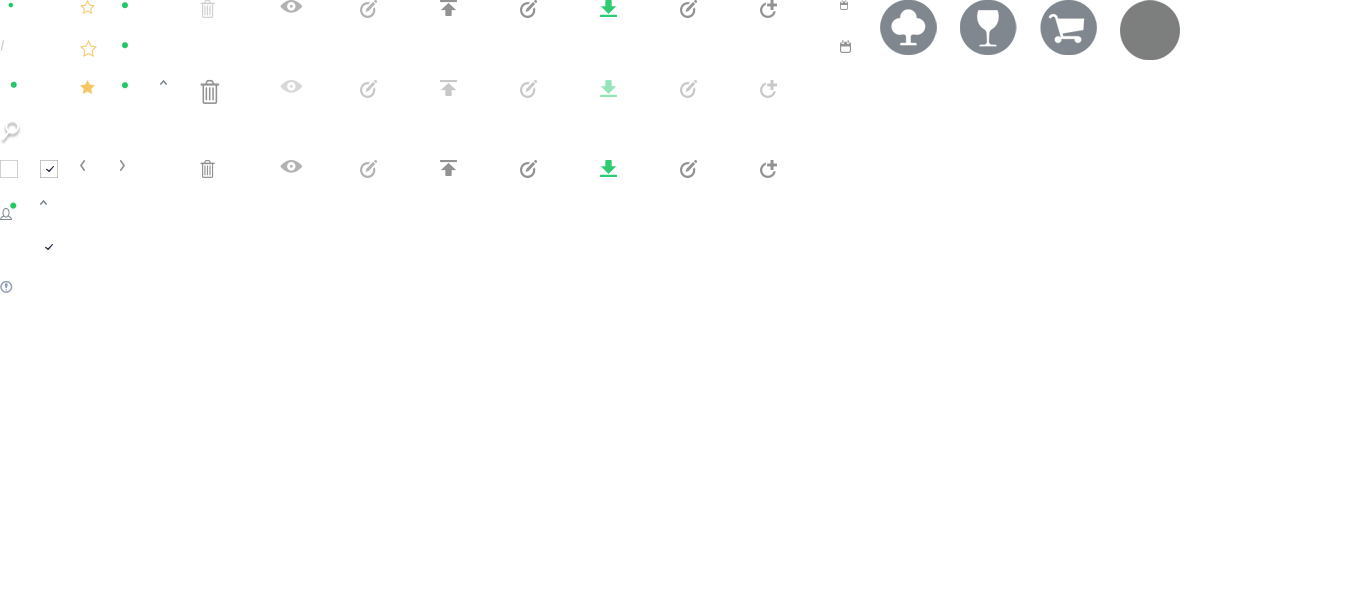
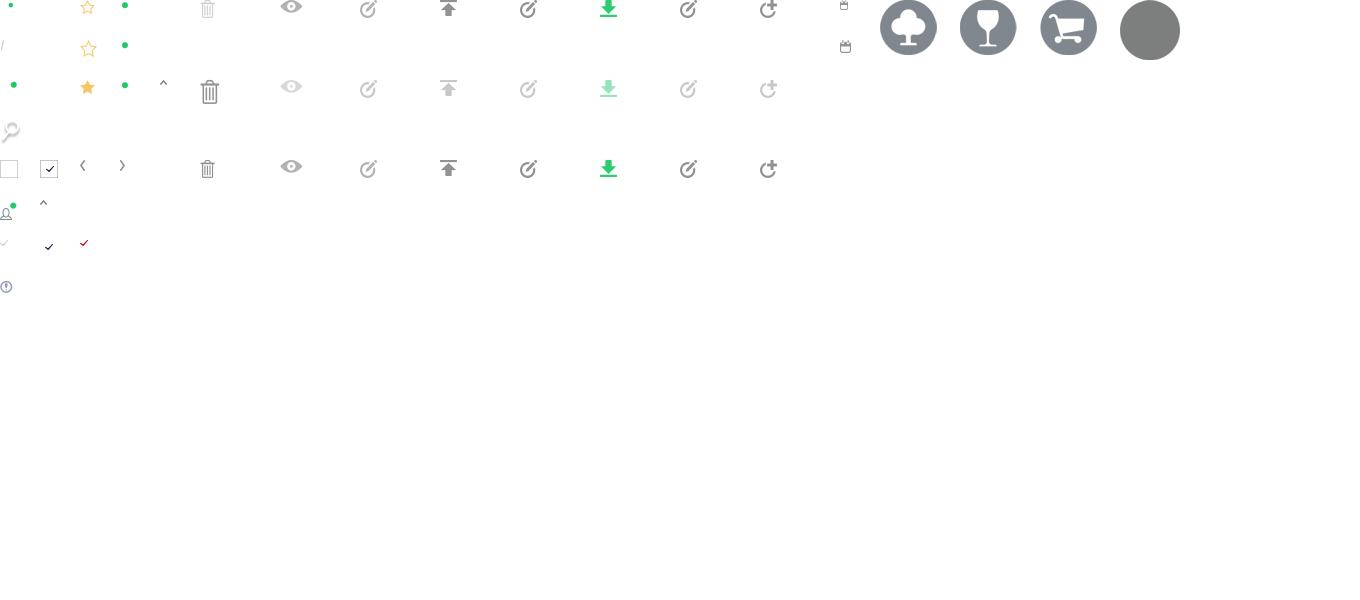
Layered file, before and after one edit (1360x600). Changes by layer:
added layer "Vector Smart Object copy" above "Vector Smart Object" over [80, 240, 88, 246]
added layer "Vector Smart Object" (2nd of 2) (20%) above "Layer 13 copy" over [0, 240, 8, 246]
